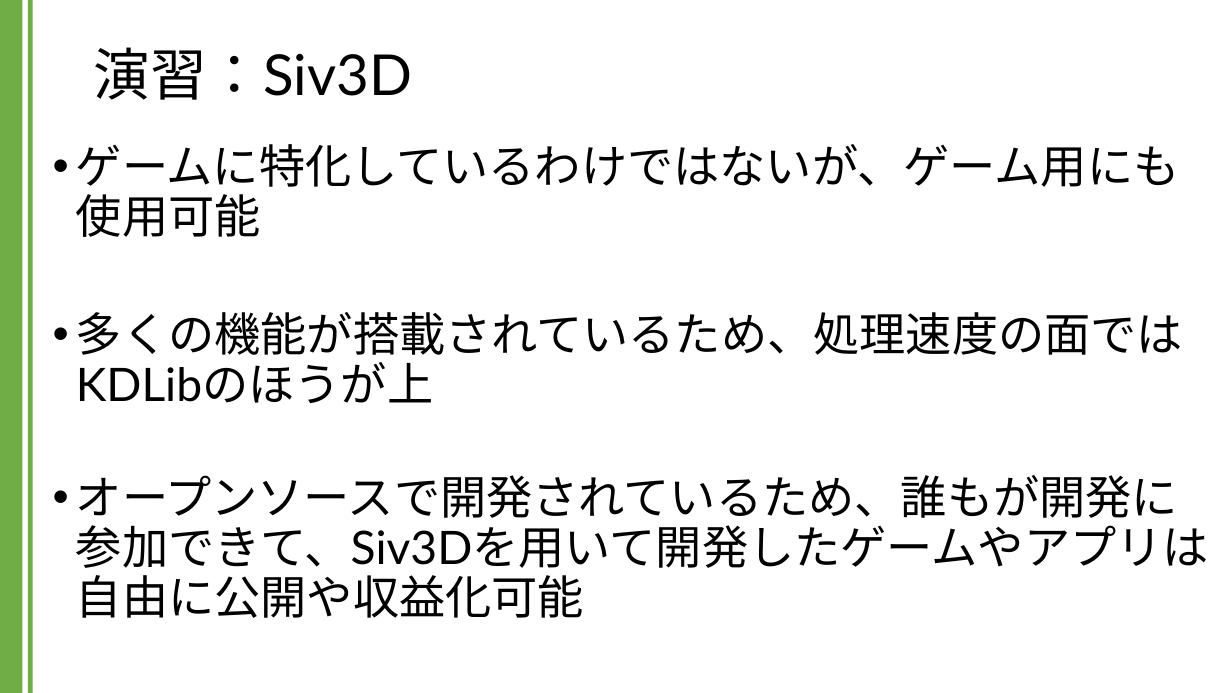
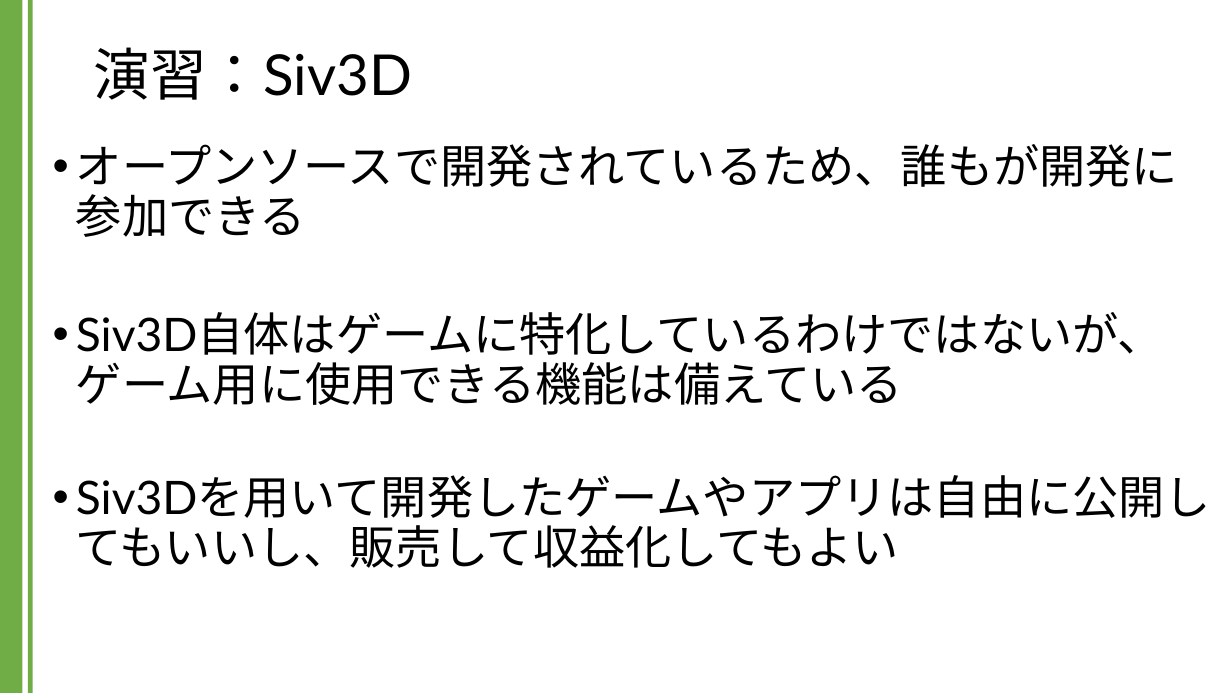
Before and after one commit to kic-murata/cpp2024, a slide deck: slide 3 of 授業資料/演習課題：Siv3D.pptx. Drawn at 1232x693 pixels with LibreOffice and Linux fonts; fonts in the diff are those of the drawing; background and template pictures are left out. Boxes give left, top, right and bottom in pixels: in the first picture for what was removed or moved away, otherwise in the second. Text is boxed around its words. In the diff, an @@ line names an element or a change of style, - is before the commit and + after.

```diff
--- a/授業資料/演習課題：Siv3D.pptx
+++ b/授業資料/演習課題：Siv3D.pptx
@@ text at <box>76,144,1178,568</box>: text changed @@
-• ゲームに特化しているわけではないが、ゲーム用にも
-  使用可能
-• 多くの機能が搭載されているため、処理速度の面ではKDLibのほうが上
-• オープンソースで開発されているため、誰もが開発に参加できて、Siv3Dを用いて開発したゲームやアプリは
-  自由に公開や収益化可能
+• オープンソースで開発されているため、誰もが開発に
+  参加できる
+• Siv3D自体はゲームに特化しているわけではないが、ゲーム用に使用できる機能は備えている
+• Siv3Dを用いて開発したゲームやアプリは自由に公開してもいいし、販売して収益化してもよい
```
Also in this commit, not shown: 4 other slides changed.
